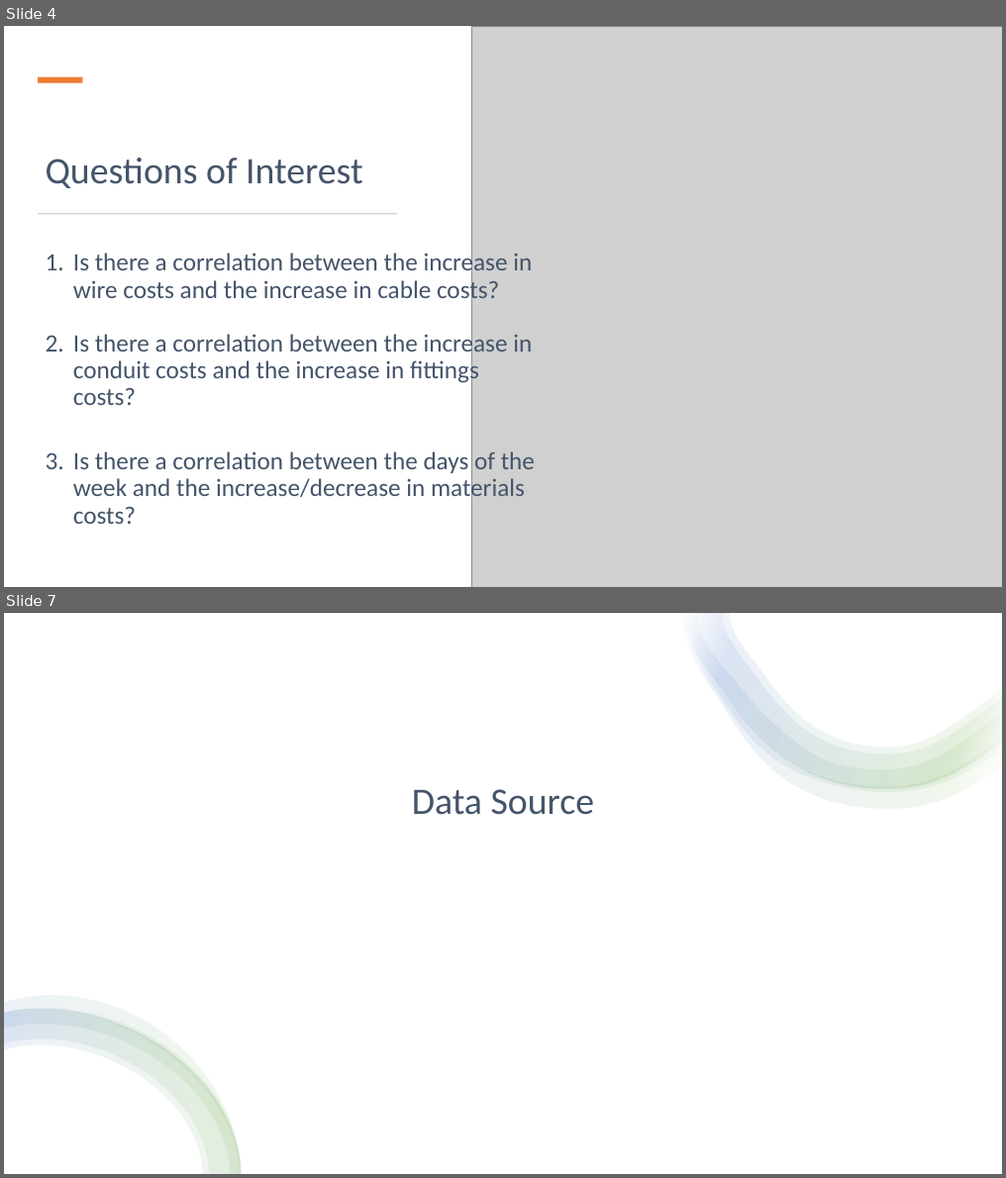
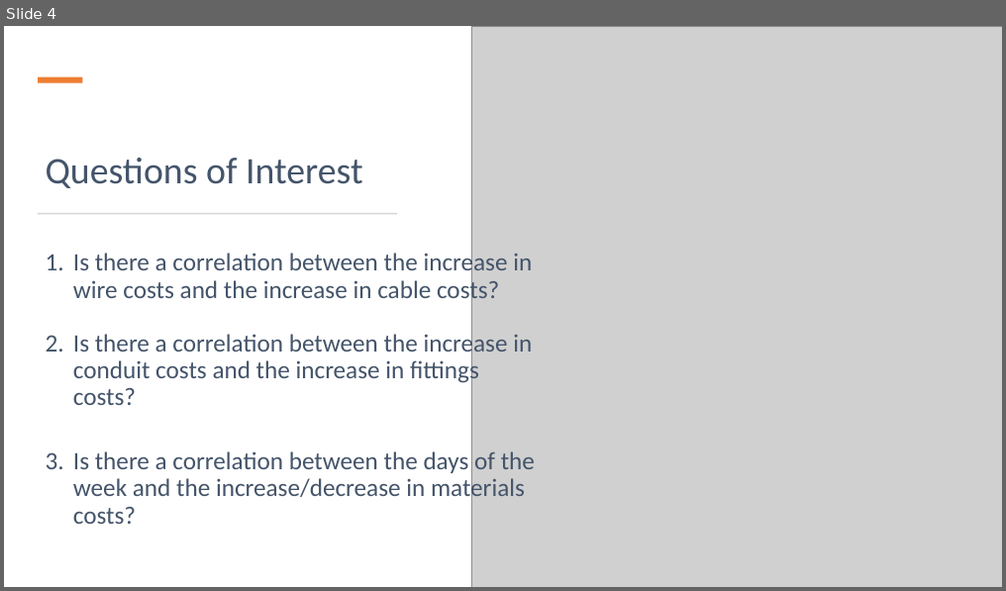
Before and after one commit to thegreatkeej/Estimator_Project, a slide deck: Team14_Presentation.pptx. Shown one above the other, each under a label of ours: slides 4 and 7 before the commit, slide 4 after it; the slides between them are not shown. The pictures are 1006x1178 and 1006x591 pixels, drawn with LibreOffice and Linux fonts; fonts in the diff are those of the drawing; grey boxes stand for pictures. Boxes give left, top, right and bottom in pixels: in the first picture for what was removed or moved away, otherwise in the second. Text is boxed around its words. In the diff, an @@ line names an element or a change of style, - is before the commit and + after.

```diff
--- a/Team14_Presentation.pptx
+++ b/Team14_Presentation.pptx
@@ slide 7 removed at (4,613,1002,1174), background #FFFFFF @@
@@ rectangle removed at (4,613,1002,1174) @@
@@ group removed at (683,613,1002,808): 4 freeform shapes @@
@@ title removed at (412,789,594,815) @@
-Data Source
@@ group removed at (4,996,242,1174): 4 freeform shapes @@
```
Also in this commit, not shown: 5 slides changed, 2 slides added, 4 other slides removed.
